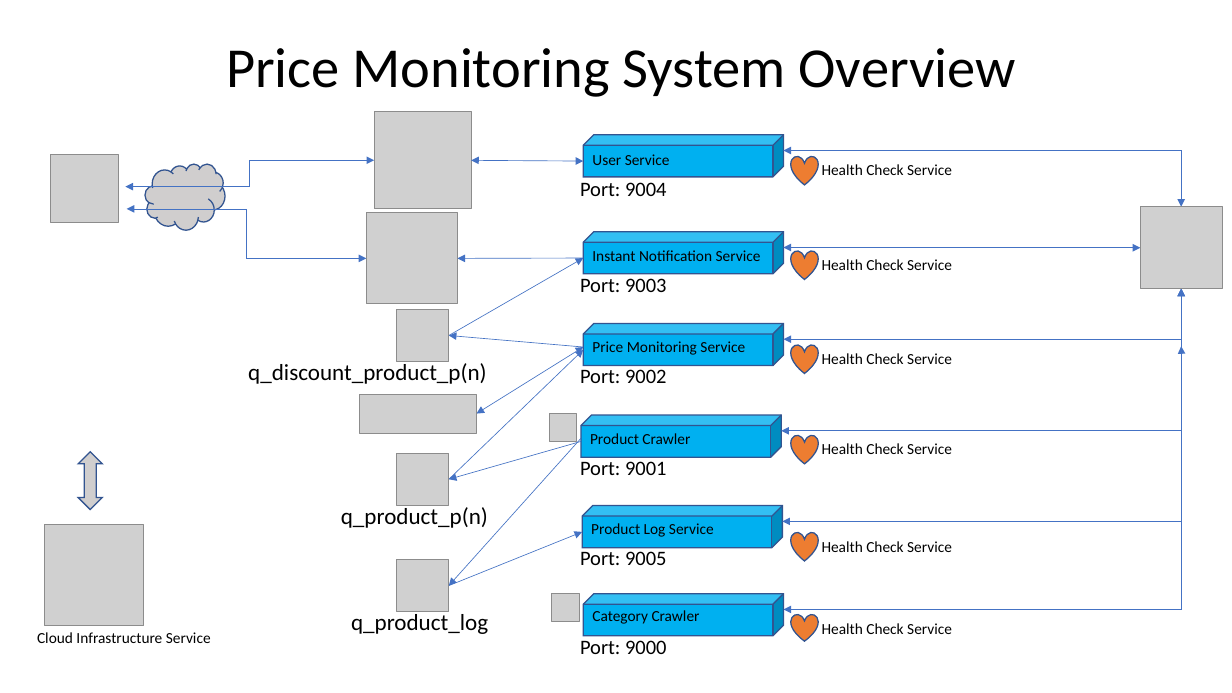
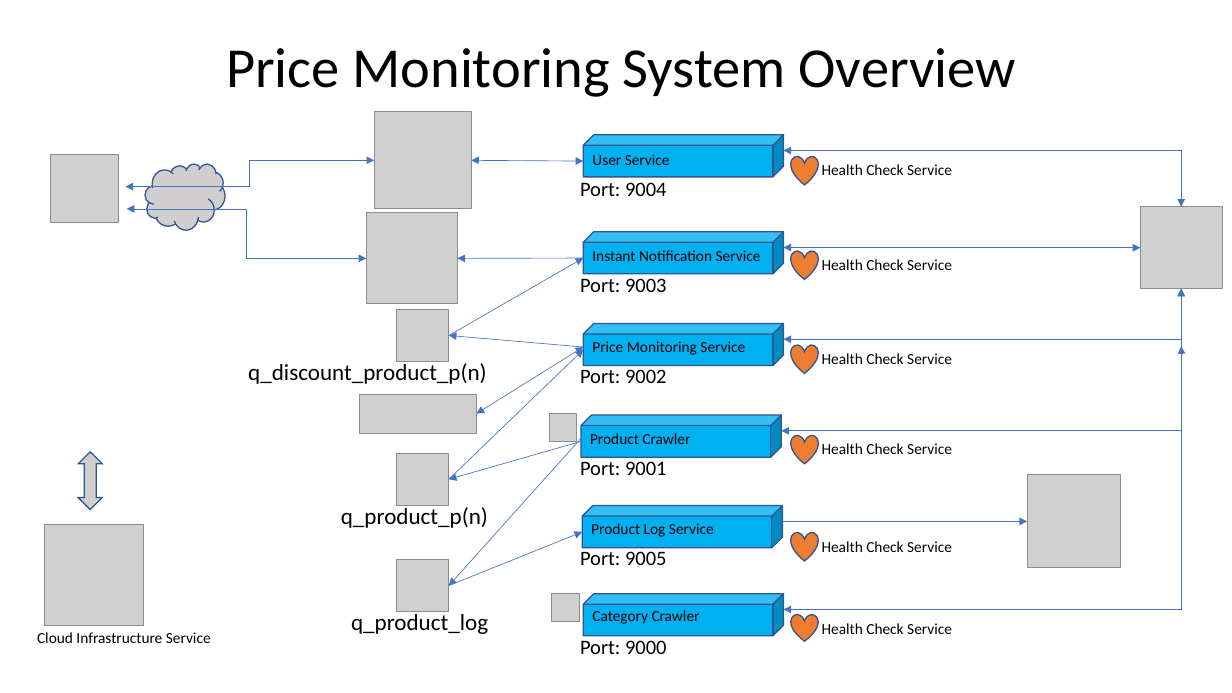
Before and after one commit to youhusky/price-monitoring-system, a slide deck: slide 2 of PriceMonitoringDesign.pptx. Drawn at 1232x693 pixels with LibreOffice and Linux fonts; fonts in the diff are those of the drawing; grey boxes stand for pictures. Boxes give left, top, right and bottom in pixels: in the first picture for what was removed or moved away, otherwise in the second. Text is boxed around its words. In the diff, an @@ line names an element or a change of style, - is before the commit and + after.

```diff
--- a/PriceMonitoringDesign.pptx
+++ b/PriceMonitoringDesign.pptx
@@ elbow double arrow removed from (783, 521) to (1181, 288) @@
@@ picture added at (1028, 475, 1121, 568) @@
@@ elbow arrow added from (783, 521) to (1028, 521), #4472C4 0.5 pt @@
```
Also in this commit, not shown: 1 other slide changed.
